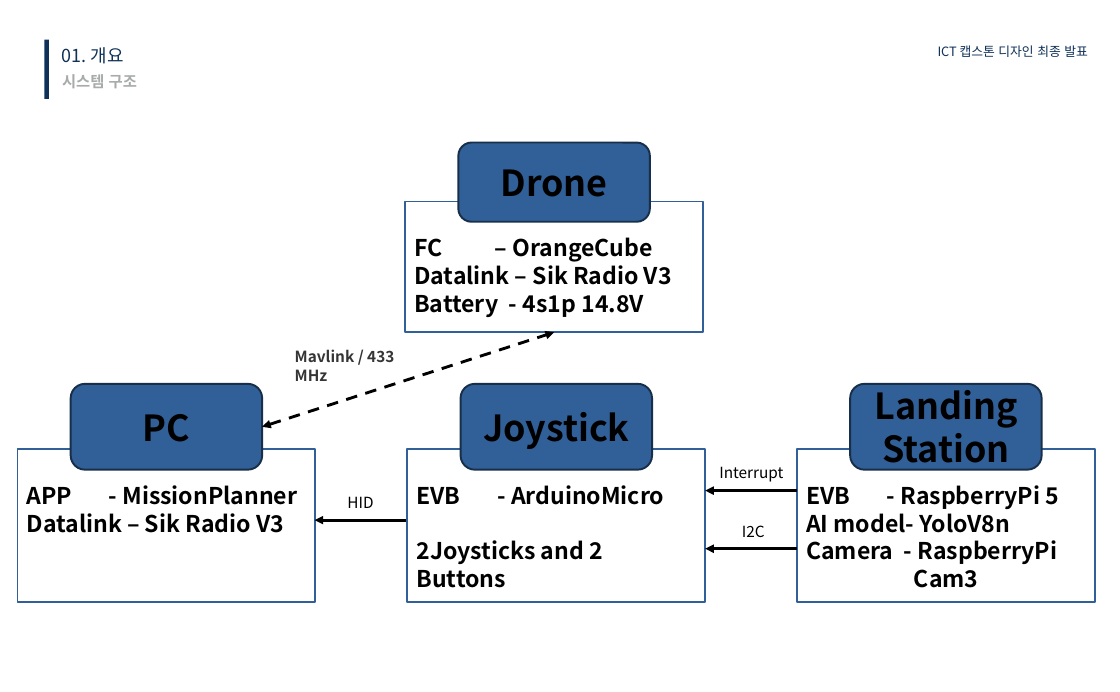
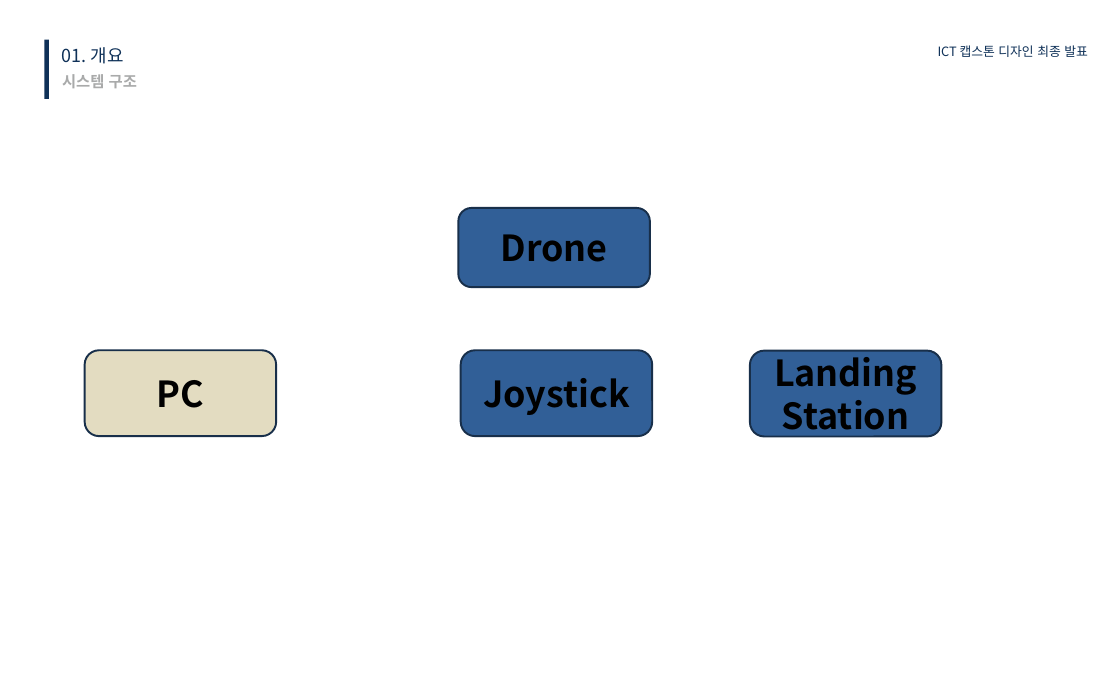
Before and after one commit to kimkyowon/Capstone_Design, a slide deck: slide 8 of 1.PrecisionLandingModule/1.ReasearchNote/FinalReport/캡스톤디자인 최종 발표 ICT융합학부 2018045323 김교원.pptx (slide 6 before the commit). Drawn at 1120x692 pixels with LibreOffice and Linux fonts; fonts in the diff are those of the drawing. Boxes give left, top, right and bottom in pixels: in the first picture for what was removed or moved away, otherwise in the second. Text is boxed around its words. In the diff, an @@ line names an element or a change of style, - is before the commit and + after.

```diff
--- a/1.PrecisionLandingModule/1.ReasearchNote/FinalReport/캡스톤디자인 최종 발표 ICT융합학부 2018045323 김교원.pptx
+++ b/1.PrecisionLandingModule/1.ReasearchNote/FinalReport/캡스톤디자인 최종 발표 ICT융합학부 2018045323 김교원.pptx
@@ rectangle removed at (405,201,703,332) @@
-FC – OrangeCube
-Datalink – Sik Radio V3
-Battery - 4s1p 14.8V
@@ rounded rectangle "Drone": place and size @@
-rounded rectangle "Drone" at (459,142,650,221)
+rounded rectangle "Drone" at (459,208,650,287)
@@ rounded rectangle "PC": place and size @@
-rounded rectangle "PC" at (71,384,263,470)
+rounded rectangle "PC" at (85,351,277,436)
@@ rounded rectangle "PC" at (85,351,277,436): fill #315F97 to #E3DCC1 @@
@@ double arrow removed from (262, 427) to (554, 332) @@
@@ text removed at (295,349,394,381) @@
-Mavlink / 433 MHz
@@ rounded rectangle "Joystick": place and size @@
-rounded rectangle "Joystick" at (460,384,652,470)
+rounded rectangle "Joystick" at (461,351,653,436)
@@ rounded rectangle "Landing": place and size @@
-rounded rectangle "Landing" at (851,384,1043,470)
+rounded rectangle "Landing" at (750,351,942,436)
@@ rectangle removed at (18,449,316,602) @@
-APP - MissionPlanner
-Datalink – Sik Radio V3
@@ rectangle removed at (408,449,706,602) @@
-EVB - ArduinoMicro
-2Joysticks and 2 Buttons
@@ rectangle removed at (797,449,1095,602) @@
-EVB - RaspberryPi 5
-AI model- YoloV8n
-Camera - RaspberryPi Cam3
@@ text removed at (719,466,783,482) @@
-Interrupt
@@ text removed at (347,496,373,508) @@
-HID
@@ arrow removed from (797, 491) to (706, 491) @@
@@ arrow removed from (407, 520) to (315, 520) @@
@@ text removed at (742,525,765,537) @@
-I2C
@@ arrow removed from (797, 549) to (706, 549) @@
```
Also in this commit, not shown: 2 other slides changed, 2 slides added, 1 other file.
